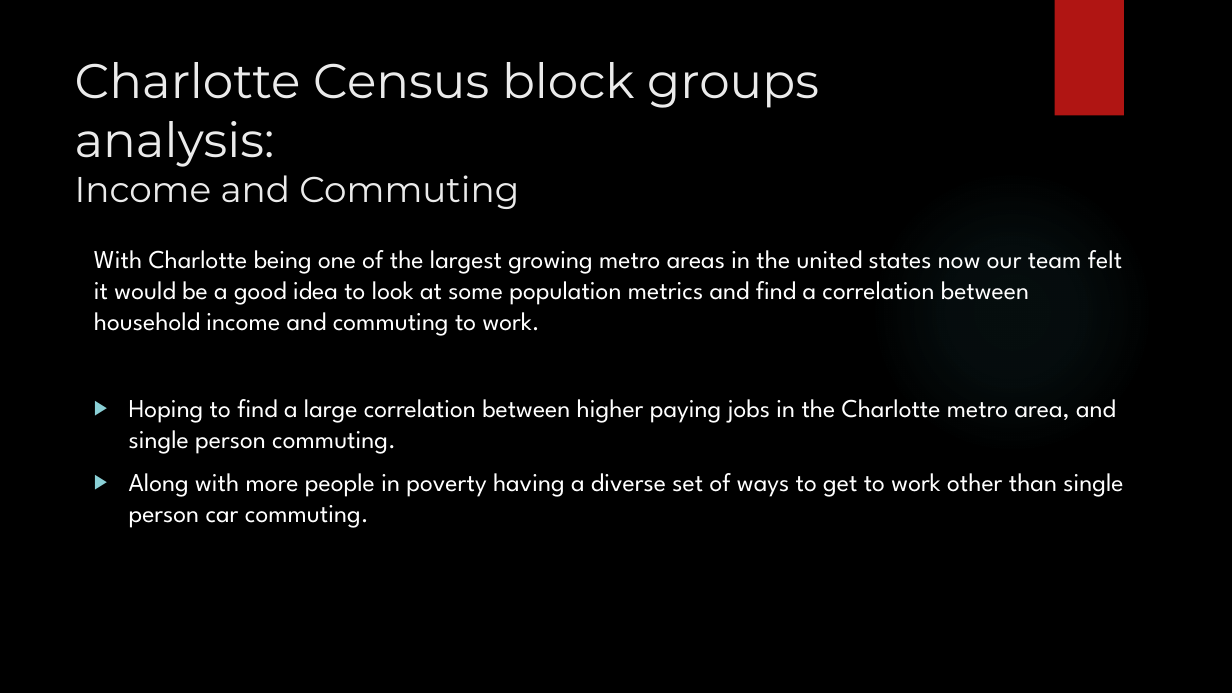
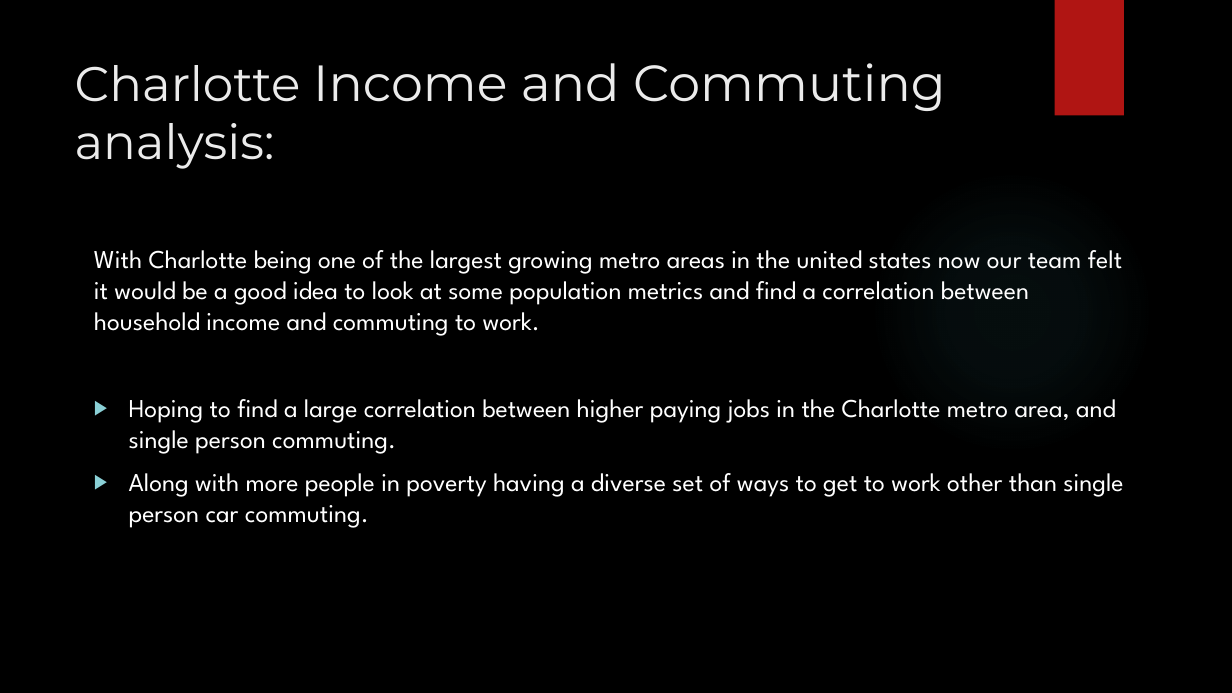
Before and after one commit to Apex8/Charlotte-income-vs-commute-analysis, a slide deck: slide 2 of Charlotte income vs commute.pptx. Drawn at 1232x693 pixels with LibreOffice and Linux fonts; fonts in the diff are those of the drawing; background and template pictures are left out. Boxes give left, top, right and bottom in pixels: in the first picture for what was removed or moved away, otherwise in the second. Text is boxed around its words. In the diff, an @@ line names an element or a change of style, - is before the commit and + after.

```diff
--- a/Charlotte income vs commute.pptx
+++ b/Charlotte income vs commute.pptx
@@ title at box(75, 63, 946, 169): text changed @@
-Charlotte Census block groups analysis:
-Income and Commuting
+Charlotte Income and Commuting analysis:
```
Also in this commit, not shown: 1 other slide changed, 1 other file.
